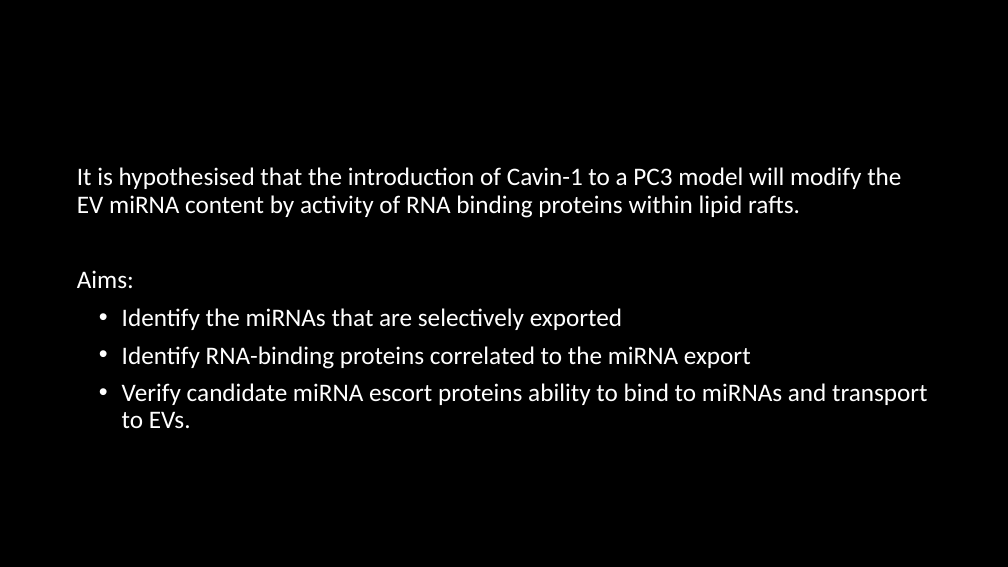
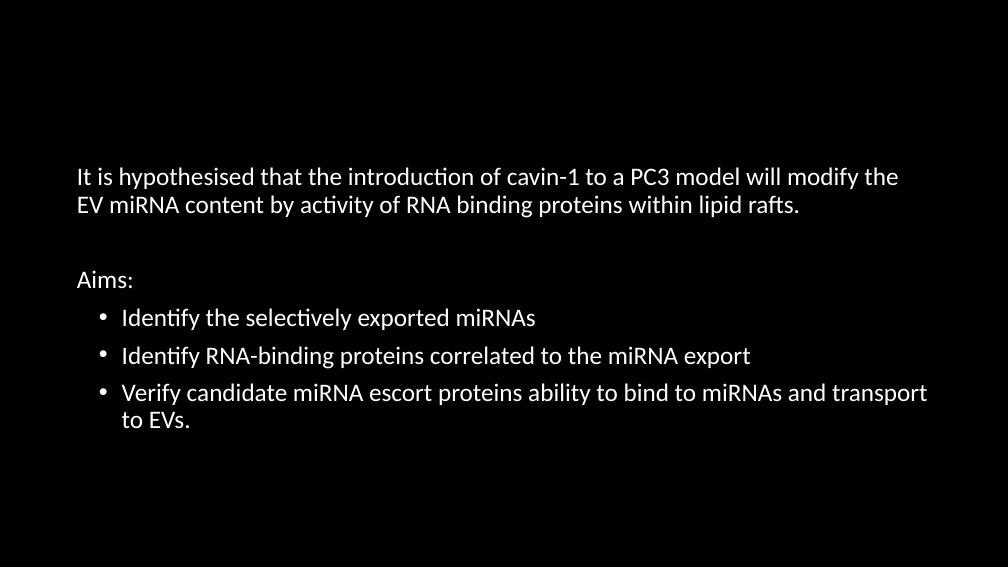
Before and after one commit to HarleyRobinson/Honours2, a slide deck: slide 8 of BackgroundInfo/Selective export of microRNA via extracellular vesicles.pptx. Drawn at 1008x567 pixels with LibreOffice and Linux fonts; fonts in the diff are those of the drawing; background and template pictures are left out. Boxes give left, top, right and bottom in pixels: in the first picture for what was removed or moved away, otherwise in the second. Text is boxed around its words. In the diff, an @@ line names an element or a change of style, - is before the commit and + after.

```diff
--- a/BackgroundInfo/Selective export of microRNA via extracellular vesicles.pptx
+++ b/BackgroundInfo/Selective export of microRNA via extracellular vesicles.pptx
@@ text at (x1=77, y1=167, x2=898, y2=218): text changed @@
-It is hypothesised that the introduction of Cavin-1 to a PC3 model will modify the EV miRNA content by activity of RNA binding proteins within lipid rafts.
+It is hypothesised that the introduction of cavin-1 to a PC3 model will modify the EV miRNA content by activity of RNA binding proteins within lipid rafts.
@@ text at (x1=122, y1=308, x2=536, y2=330): text changed @@
-• Identify the miRNAs that are selectively exported
+• Identify the selectively exported miRNAs
```
Also in this commit, not shown: 6 other slides changed, 1 slide added, 24 other files.
